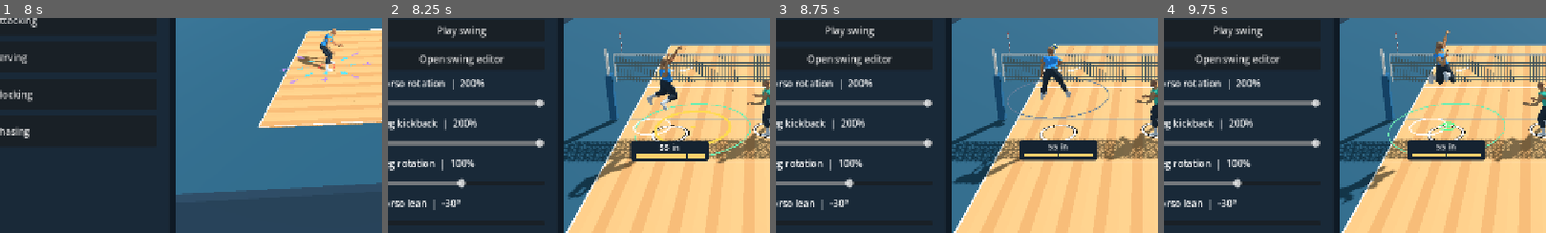
Above: before the commit, frames 1-4 (left to right).
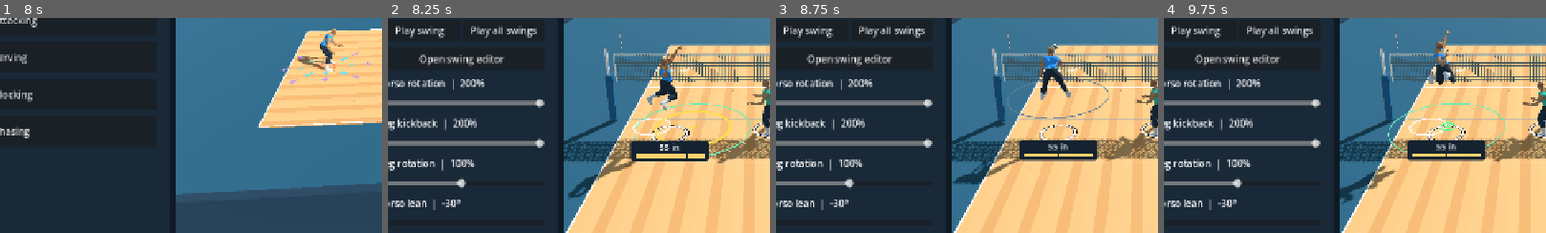
Above: after the commit, the same moments.

Repository: foreandr/volleyball
Game: Godot game, scene res://scenes/main.tscn
The game is run twice, just before and just after one commit, with the same random seed, the same clock (stepped at 60 frames per second) and the same inputs.
Inputs:
- Up to frame 1 (8 s): click "Story" at 0.5 s; click "New" at 1.25 s; click "Back" at 2 s; click "New" at 2.75 s; click "Save" at 3.5 s; click "Forearm reception" at 4.25 s; click "Play all" at 5 s; click "Next" at 5.75 s; click "Next" at 6.5 s; click "Back" at 7.25 s
- Up to frame 2 (8.25 s): click "Attacking" at 8 s
- Up to frame 3 (8.75 s): no input
- Up to frame 4 (9.75 s): click "06 Low Bow" at 8.75 s; click "Play swing" at 9.5 s
The pictures show only the part of the screen within x 5-55%, y 39-89%; the shares and areas given below are measured in that part.

Frame 1 is identical in both runs. In frame 2, 0.9% of the frame differs, in the area x 2-39%, y 3-10%; in frame 3, 0.9%; in frame 4, 0.9%.

Commit message:
Cycle through all attack swings in Swing Practice

Diff:
--- a/scripts/lopez_swing_studies.gd
+++ b/scripts/lopez_swing_studies.gd
@@ -37,7 +37,8 @@
 	var outgoing: Vector3 = feed.spike_outgoing
 	var target := shot_target if shot_target.is_finite() else Vector3(-2.5 if crosscourt else feed.aim.x,Flight.FLOOR,10.5)
 	var travel: Vector3 = target-feed.aim
-	var flight_time := travel.slide(Vector3.UP).length()/maxf(outgoing.slide(Vector3.UP).length(),0.1)
+	var preview_speed := 18.0 if outgoing.is_zero_approx() else outgoing.slide(Vector3.UP).length()
+	var flight_time := travel.slide(Vector3.UP).length()/maxf(preview_speed,0.1)
 	feed.spike_outgoing = travel/flight_time+Vector3.UP*Flight.GRAVITY*flight_time*0.5
 	var shot_turn := SpikeArm.follow_heading(target,feed.aim)
 	var palm_finish := SpikeArm.finish_palm_weight(target,feed.aim,not crosscourt)
--- a/scripts/story_animations.gd
+++ b/scripts/story_animations.gd
@@ -64,6 +64,10 @@
 var attack_study_clock := 0.0
 var attack_study_flight := 0.0
 var attack_study_play: Button
+var attack_study_selector: OptionButton
+var attack_cycle_button: Button
+var attack_cycle_index := -1
+var attack_cycle_base: Animation
 var setting_camera_focus := SETTING_CAMERA_FOCUS
 var setter_original_transform: Transform3D
 var setter_original_height: float
@@ -326,6 +330,7 @@
 			stop_attack_study(false)
 			setting_drill.set_swing_practice(index == 0)
 			attack_study_play.disabled = index != 0
+			attack_cycle_button.disabled = index != 0
 		else: setting_drill.set_bump_mode(index == 1)
 		show_mode.call(index)
 		preview.grab_focus())
@@ -441,6 +446,7 @@
 	content.add_child(label(setting_drill.SpikeArm.SWING_NAME,16))
 	var studies := OptionButton.new()
 	studies.name = "SwingStudies"
+	attack_study_selector = studies
 	studies.add_item("06 Low Bow")
 	for study in LopezStudies.STUDIES: studies.add_item(study[0])
 	content.add_child(studies)
@@ -454,35 +460,75 @@
 		preview.grab_focus())
 	attack_study_play.name = "PlayAttackSwing"
 	attack_study_play.disabled = not setting_drill.swing_practice
-	content.add_child(attack_study_play)
+	var playback := HBoxContainer.new()
+	content.add_child(playback)
+	playback.add_child(attack_study_play)
+	attack_study_play.size_flags_horizontal = Control.SIZE_EXPAND_FILL
+	attack_cycle_button = button("Play all swings",func():
+		if attack_cycle_index >= 0: stop_attack_study()
+		else:
+			attack_cycle_base = null
+			play_attack_cycle_at(0)
+		preview.grab_focus())
+	attack_cycle_button.name = "PlayAttackCycle"
+	attack_cycle_button.disabled = not setting_drill.swing_practice
+	attack_cycle_button.size_flags_horizontal = Control.SIZE_EXPAND_FILL
+	playback.add_child(attack_cycle_button)
 	studies.item_selected.connect(func(index: int):
-		if attack_study_clip == null: return
-		if index == 0: stop_attack_study()
-		else: play_attack_study(index-1))
+		if attack_cycle_index >= 0:
+			play_attack_cycle_at(index)
+		elif attack_study_clip != null:
+			if index == 0: stop_attack_study()
+			else: play_attack_study(index-1))
 	content.add_child(button("Open swing editor",func(): open_low_bow_editor(studies.selected-1)))
+
+func play_attack_cycle_at(index: int) -> void:
+	attack_cycle_index = index
+	attack_study_selector.select(index)
+	attack_cycle_button.text = "Stop cycle"
+	if index == 0:
+		attack_study_clip = null
+		attack_study_play.text = "Play swing"
+		attack_study_play.disabled = true
+		setting_drill.reset_feed()
+	else:
+		play_attack_study(index-1)
 
 func play_attack_study(study: int) -> void:
 	setting_drill.restore_torso_lean(preview_player)
 	var target: Vector3 = setting_drill.swing_aim
 	var crosscourt: bool = setting_drill.shot_line_weight(target,setting_drill.practice_set_target) < 0.5
-	attack_study_clip = build_attack_clip(study,target,crosscourt)
+	if attack_cycle_index >= 0:
+		if attack_cycle_base == null:
+			attack_cycle_base = bake_low_bow_starter(true,target)
+		target = attack_cycle_base.get_meta("study_base_aim")
+		crosscourt = setting_drill.shot_line_weight(target,setting_drill.practice_set_target) < 0.5
+		attack_study_clip = LopezStudies.bake(attack_cycle_base,preview_player,study,crosscourt,target)
+	else:
+		attack_study_clip = build_attack_clip(study,target,crosscourt)
 	setting_drill.restore_torso_lean(preview_player)
 	setting_drill.jump.active = false
 	setting_drill.timing_cue.hide()
 	preview_player.position = attack_study_clip.get_meta("editor_start")
+	preview_player.rotation.y = 0.0
 	preview_player.install_custom(attack_study_clip,"attack_study",false)
 	preview_player.animator.play("custom_attack_study/clip",0)
 	preview_player.animator.advance(0)
 	attack_study_clock = 0.0
 	var feed: Dictionary = attack_study_clip.get_meta("editor_feed")
 	attack_study_flight = Flight.landing_time(feed.aim,feed.spike_outgoing)
-	attack_study_play.text = "Stop swing"
+	attack_study_play.text = "Stop swing" if attack_cycle_index < 0 else "Play swing"
+	attack_study_play.disabled = attack_cycle_index >= 0
 	step_attack_study(0.0)
 
 func stop_attack_study(resume := true) -> void:
-	if attack_study_clip == null: return
+	if attack_study_clip == null and attack_cycle_index < 0: return
 	attack_study_clip = null
+	attack_cycle_base = null
+	attack_cycle_index = -1
+	attack_cycle_button.text = "Play all swings"
 	attack_study_play.text = "Play swing"
+	attack_study_play.disabled = not setting_drill.swing_practice
 	if resume: setting_drill.reset_feed()
 
 func step_attack_study(delta: float) -> void:
@@ -491,7 +537,11 @@
 		return
 	var contact: float = attack_study_clip.get_meta("contact_time")
 	var length := maxf(attack_study_clip.length,contact+attack_study_flight)+0.15
-	attack_study_clock = fposmod(attack_study_clock+delta,length)
+	attack_study_clock += delta
+	if attack_cycle_index >= 0 and attack_study_clock >= length:
+		play_attack_cycle_at((attack_cycle_index+1)%attack_study_selector.item_count)
+		return
+	attack_study_clock = fposmod(attack_study_clock,length)
 	preview_player.animator.seek(minf(attack_study_clock,attack_study_clip.length-0.0001),true)
 	var feed: Dictionary = attack_study_clip.get_meta("editor_feed")
 	var elapsed := attack_study_clock-contact
@@ -695,7 +745,11 @@
 		var jump_lift: float = preview_player.position.y-setting_drill.jump.start.y if setting_drill.jump.active else 0.0
 		player_controls.stamina_ring.set_airborne_lift(jump_lift)
 		var was_diving: bool = setting_drill.bump.low_save.active
+		var previous_clock: float = setting_drill.clock
 		setting_drill.step(delta)
+		if attack_cycle_index == 0 and setting_drill.clock < previous_clock:
+			play_attack_cycle_at(1)
+			return
 		if not was_diving and setting_drill.bump.low_save.active:
 			player_controls.setter_travel = Vector3.ZERO
 			player_controls.spend_dive_stamina()
